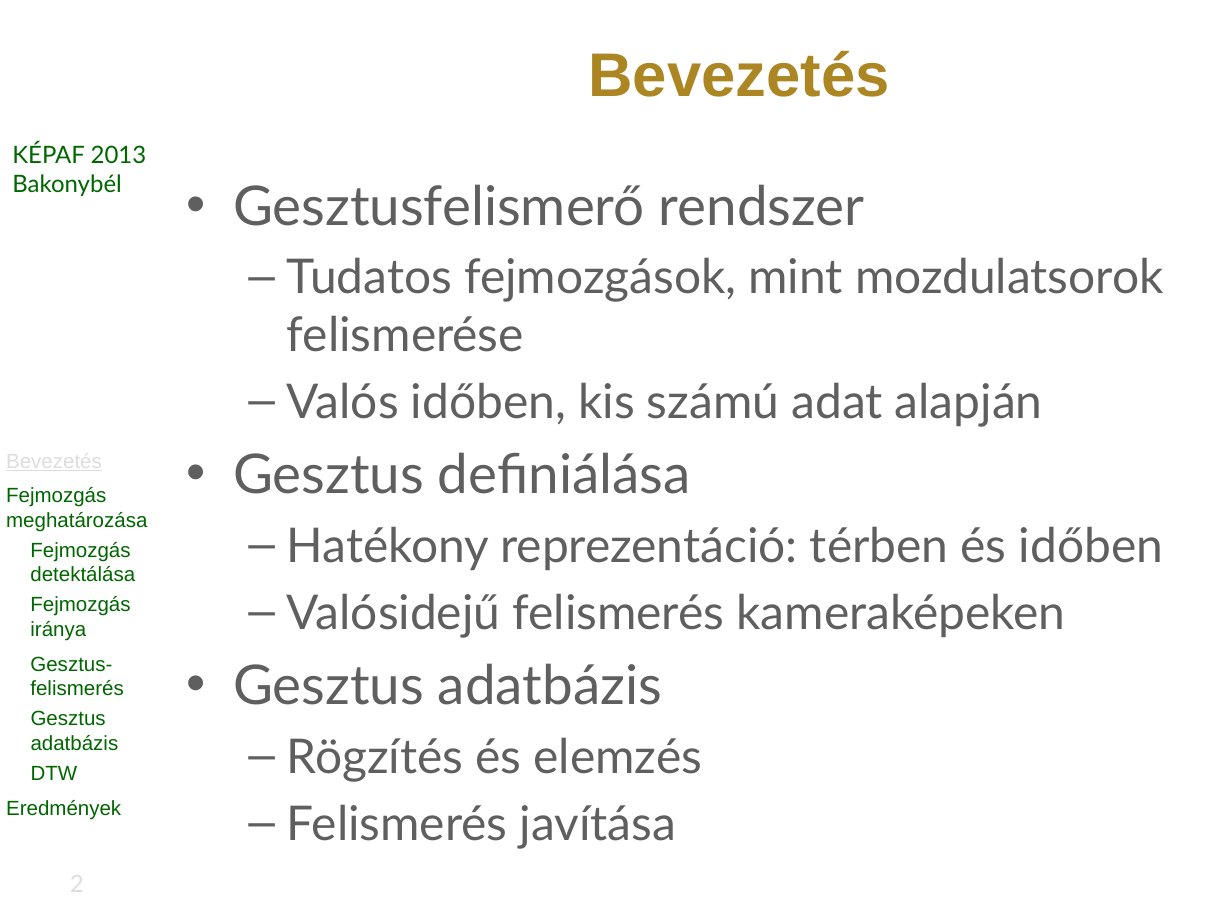
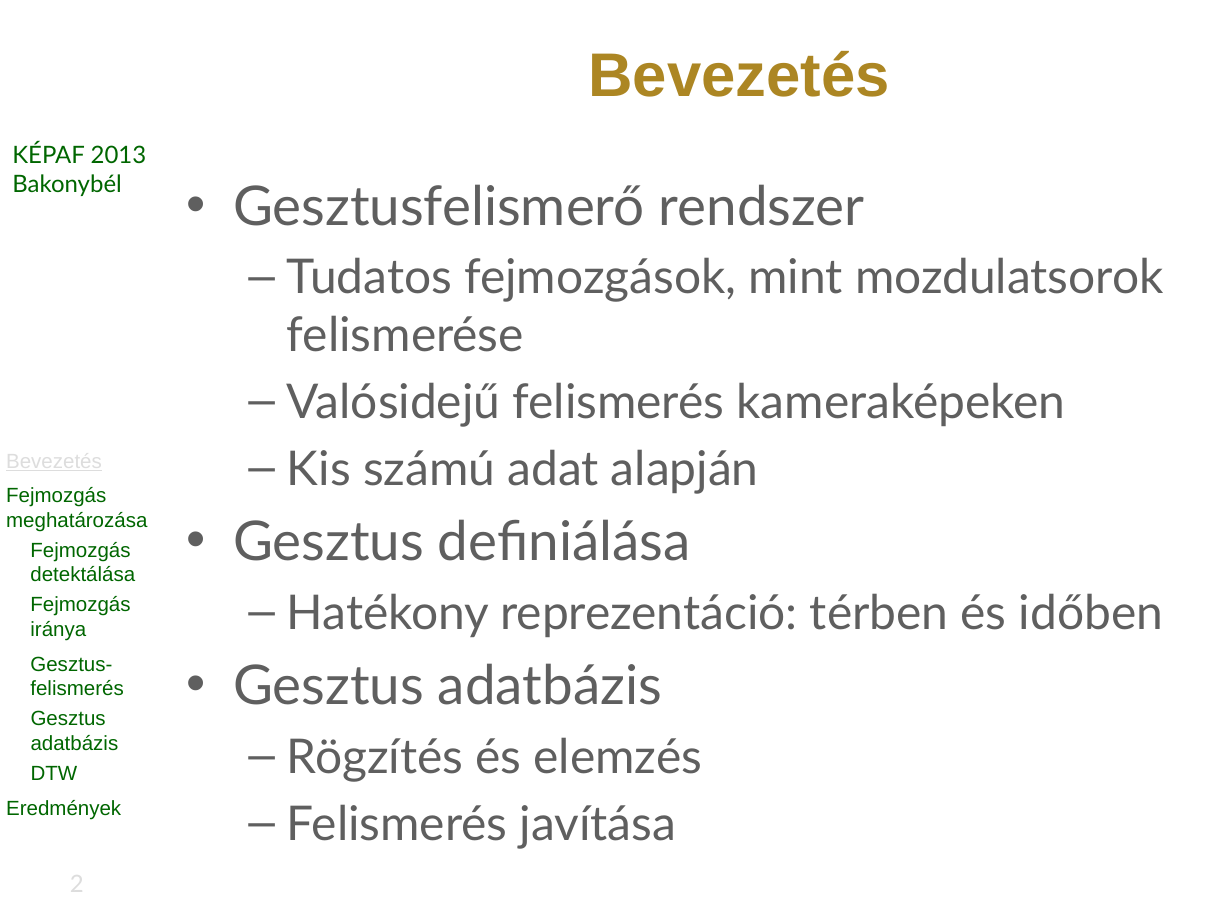
Before and after one commit to vohoaiviet/face-gesture-api, a slide deck: slide 2 of HeadMovement/research/kepaf/ppt/bertok.kornel.kepaf.2013.pptx. Drawn at 1232x924 pixels with LibreOffice and Linux fonts; fonts in the diff are those of the drawing; background and template pictures are left out. Boxes give left, top, right and bottom in pixels: in the first picture for what was removed or moved away, otherwise in the second. Text is boxed around its words. In the diff, an @@ line names an element or a change of style, - is before the commit and + after.

```diff
--- a/HeadMovement/research/kepaf/ppt/bertok.kornel.kepaf.2013.pptx
+++ b/HeadMovement/research/kepaf/ppt/bertok.kornel.kepaf.2013.pptx
@@ text at (x1=287, y1=382, x2=1066, y2=494): text changed @@
-  – Valós időben, kis számú adat alapján
+  – Valósidejű felismerés kameraképeken
+  – Kis számú adat alapján
@@ text at (x1=287, y1=593, x2=1066, y2=638): paragraph removed @@
-  – Valósidejű felismerés kameraképeken
```
Also in this commit, not shown: 5 other slides changed, 1 slide added, 2 other files.
